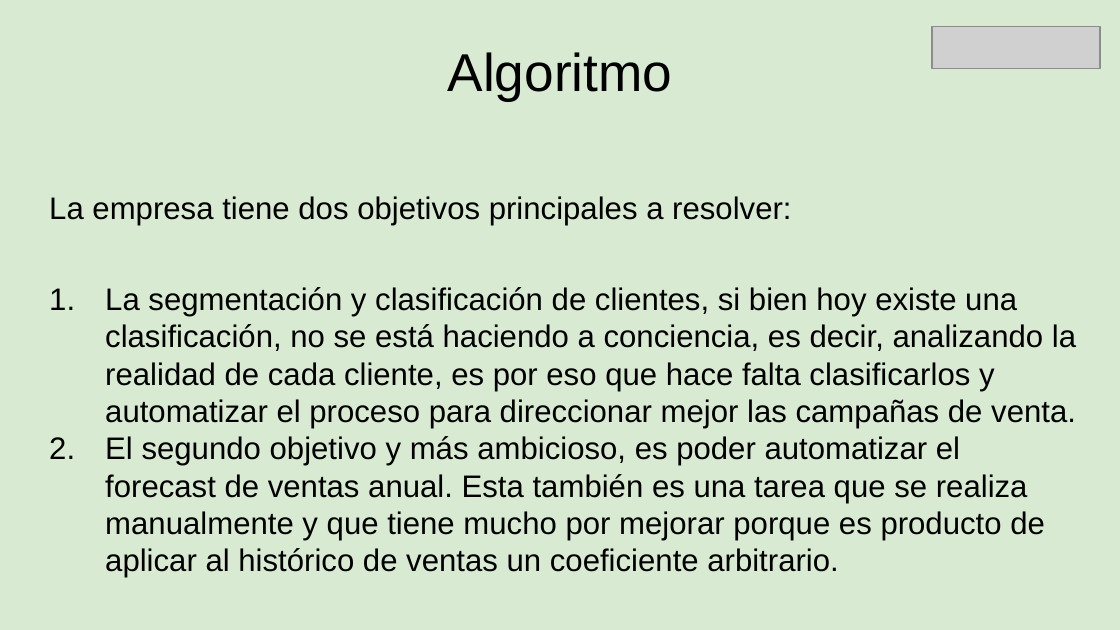
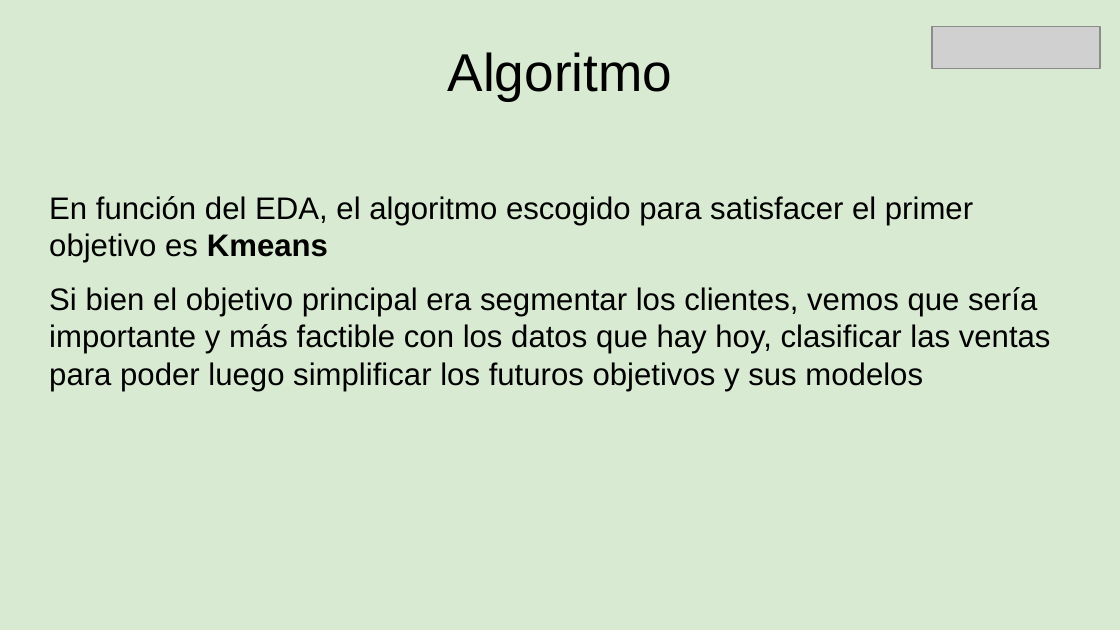
Before and after one commit to AgustinOlivaDS/DataScience, a slide deck: slide 6 of Entregas/Entrega Final/Documento Ejecutivo.pptx. Drawn at 1120x630 pixels with LibreOffice and Linux fonts; fonts in the diff are those of the drawing; grey boxes stand for pictures. Boxes give left, top, right and bottom in pixels: in the first picture for what was removed or moved away, otherwise in the second. Text is boxed around its words. In the diff, an @@ line names an element or a change of style, - is before the commit and + after.

```diff
--- a/Entregas/Entrega Final/Documento Ejecutivo.pptx
+++ b/Entregas/Entrega Final/Documento Ejecutivo.pptx
@@ text at [49,196,973,262]: text changed @@
-La empresa tiene dos objetivos principales a resolver:
+En función del EDA, el algoritmo escogido para satisfacer el primer objetivo es Kmeans
@@ text at [49,287,1051,391]: text changed @@
-1. La segmentación y clasificación de clientes, si bien hoy existe una clasificación, no se está haciendo a conciencia, es decir, analizando la realidad de cada cliente, es por eso que hace falta clasificarlos y automatizar el proceso para direccionar mejor las campañas de venta.
-2. El segundo objetivo y más ambicioso, es poder automatizar el forecast de ventas anual. Esta también es una tarea que se realiza manualmente y que tiene mucho por mejorar porque es producto de aplicar al histórico de ventas un coeficiente arbitrario.
+Si bien el objetivo principal era segmentar los clientes, vemos que sería importante y más factible con los datos que hay hoy, clasificar las ventas para poder luego simplificar los futuros objetivos y sus modelos
```
Also in this commit, not shown: 4 other slides changed.
